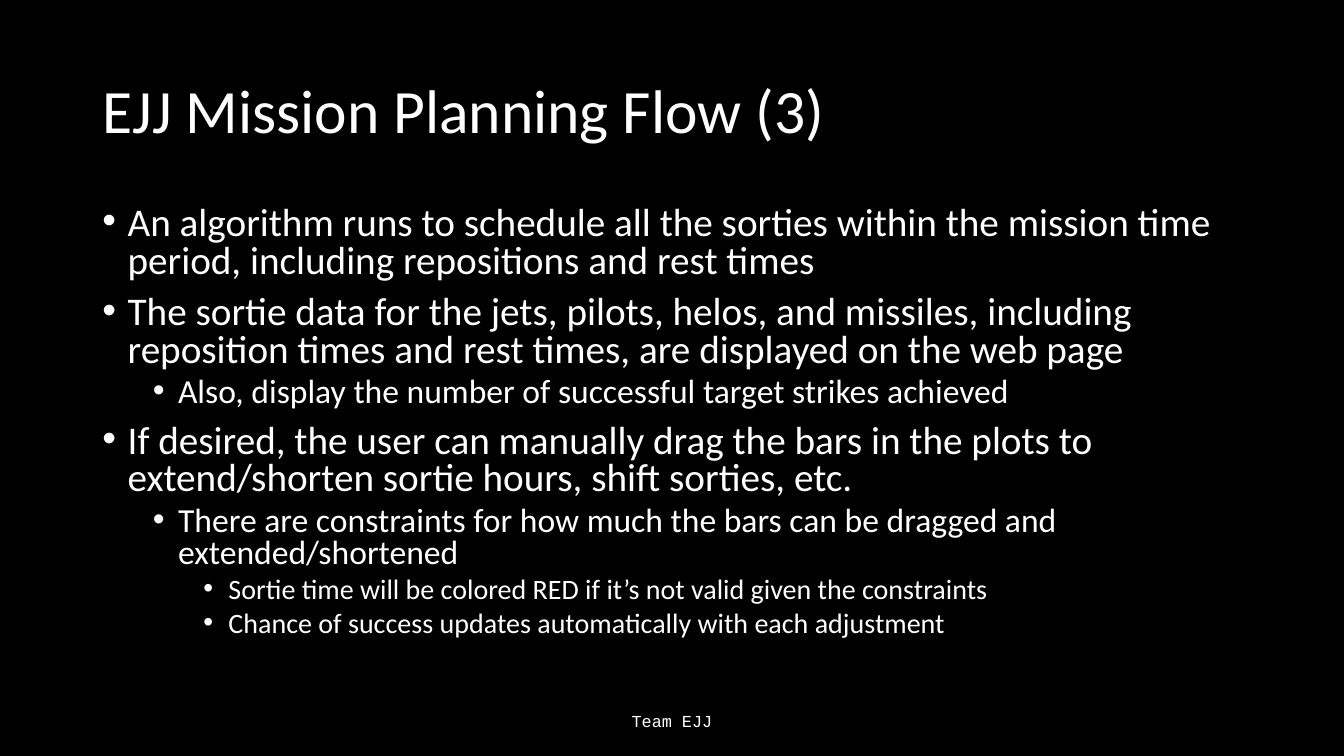
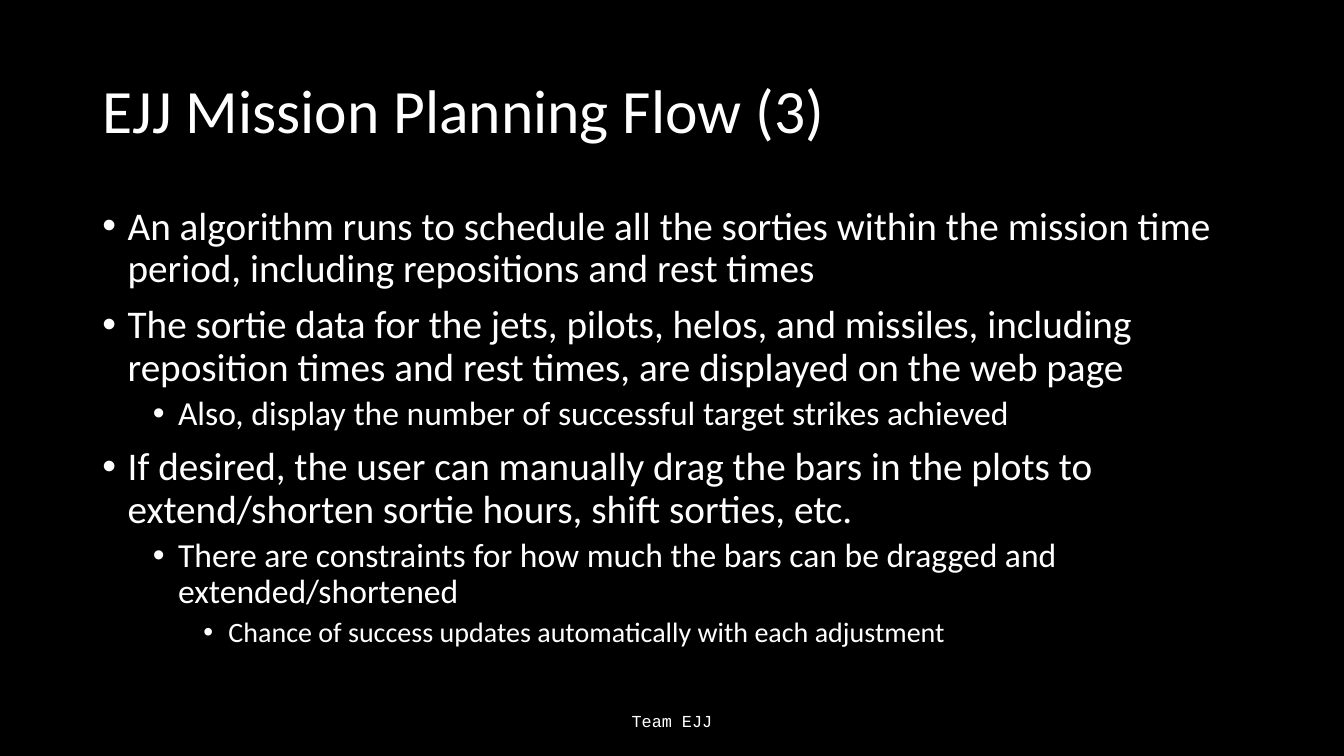
Before and after one commit to Jonathan805/RestrictedPlanning, a slide deck: slide 16 of TeamEJJ_Summary.pptx. Drawn at 1344x756 pixels with LibreOffice and Linux fonts; fonts in the diff are those of the drawing. Boxes give left, top, right and bottom in pixels: in the first picture for what was removed or moved away, otherwise in the second. Text is boxed around its words. In the diff, an @@ line names an element or a change of style, - is before the commit and + after.

```diff
--- a/TeamEJJ_Summary.pptx
+++ b/TeamEJJ_Summary.pptx
@@ text "An algorithm runs to schedule ..." at [128,212,1211,647]: line spacing 0.8 to 0.9 @@
@@ text at [228,579,987,604]: paragraph removed @@
-    • Sortie time will be colored RED if it’s not valid given the constraints
```
